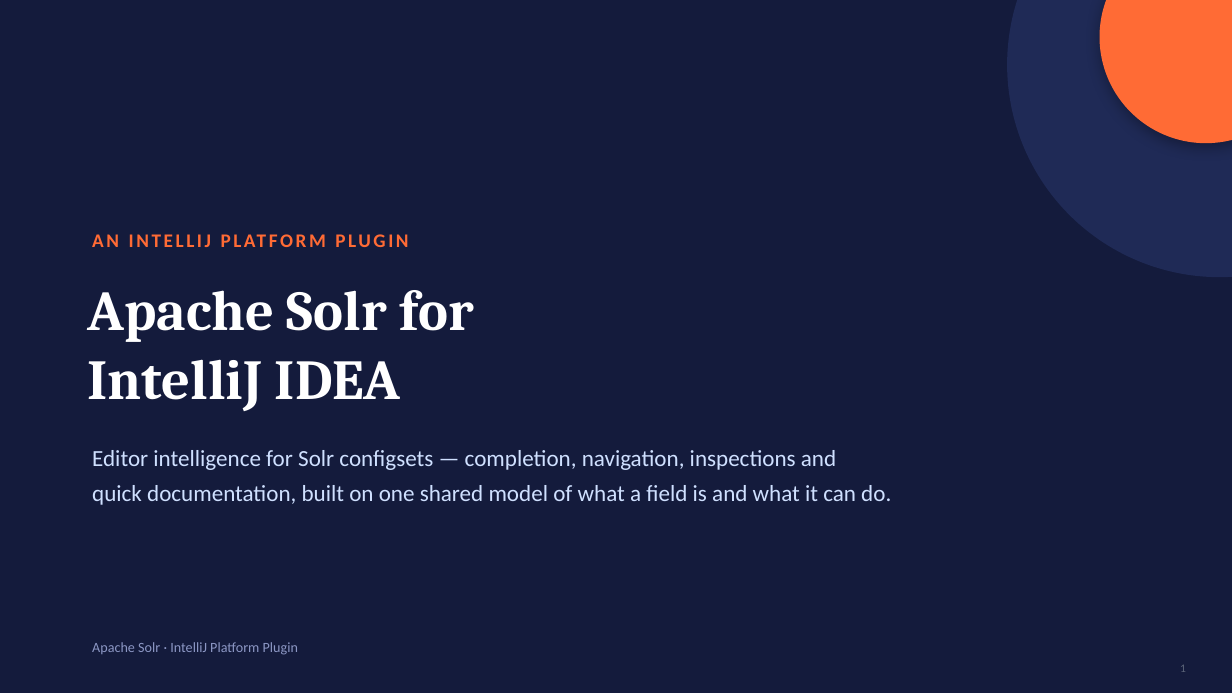
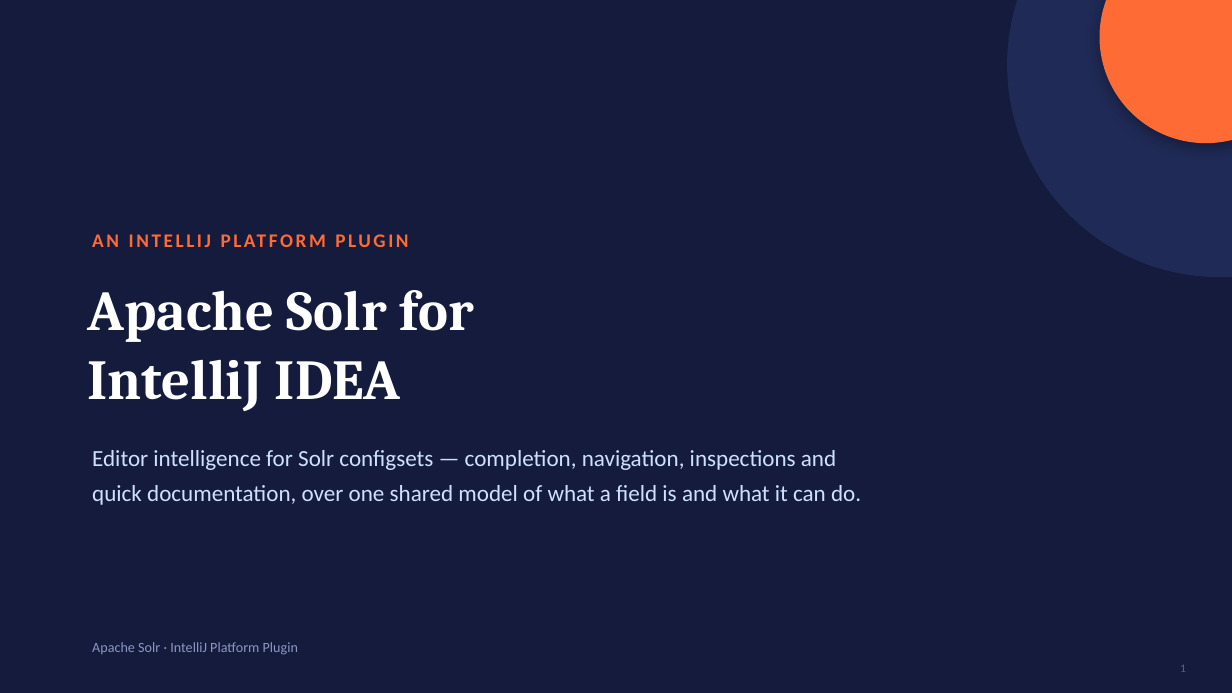
Before and after one commit to adityamparikh/solr-intellij-plugin, a slide deck: slide 1 of docs/presentation/solr-intellij-plugin.pptx. Drawn at 1232x693 pixels with LibreOffice and Linux fonts; fonts in the diff are those of the drawing. Boxes give left, top, right and bottom in pixels: in the first picture for what was removed or moved away, otherwise in the second. Text is boxed around its words. In the diff, an @@ line names an element or a change of style, - is before the commit and + after.

```diff
--- a/docs/presentation/solr-intellij-plugin.pptx
+++ b/docs/presentation/solr-intellij-plugin.pptx
@@ text at (x1=92, y1=485, x2=861, y2=505): text changed @@
-quick documentation, built on one shared model of what a field is and what it can do.
+quick documentation, over one shared model of what a field is and what it can do.
```
Also in this commit, not shown: 7 other slides changed, 29 slides added, 33 slides removed, 2 other files.
